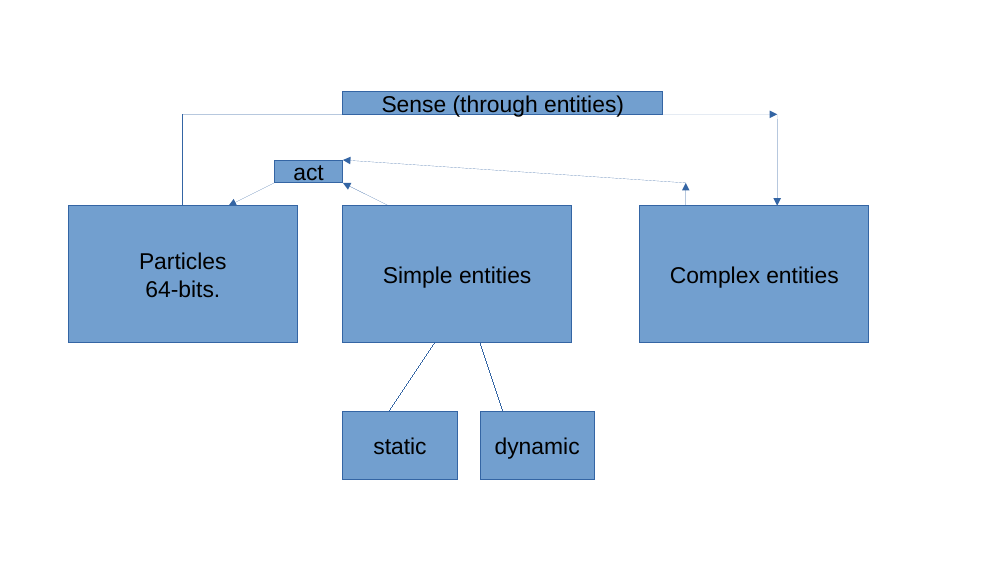
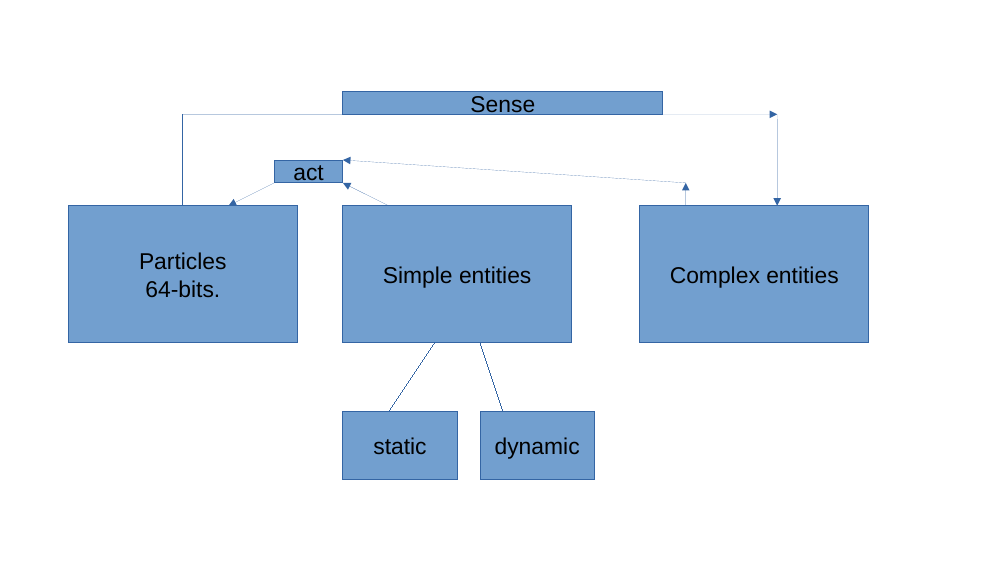
Before and after one commit to AliceRoselia/Nebula.jl, a slide deck: slide 1 of Diagram/Entities....odp. Drawn at 1008x567 pixels with LibreOffice and Linux fonts; fonts in the diff are those of the drawing. Boxes give left, top, right and bottom in pixels: in the first picture for what was removed or moved away, otherwise in the second. Text is boxed around its words. In the diff, an @@ line names an element or a change of style, - is before the commit and + after.

```diff
--- a/Diagram/Entities....odp
+++ b/Diagram/Entities....odp
@@ text in rectangle at (470, 96, 535, 117): text changed @@
-Sense (through entities)
+Sense
```
Also in this commit, not shown: 1 other file.
